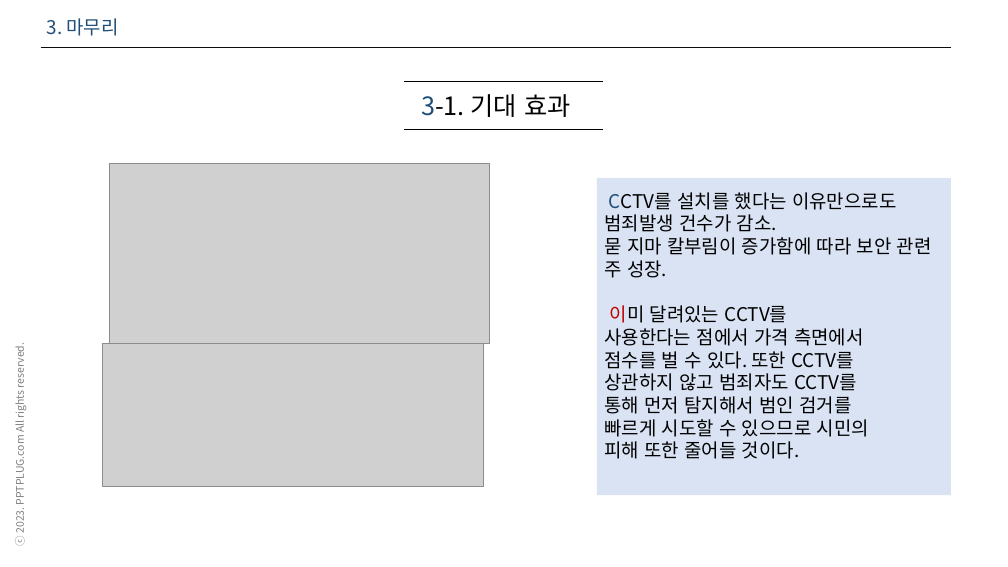
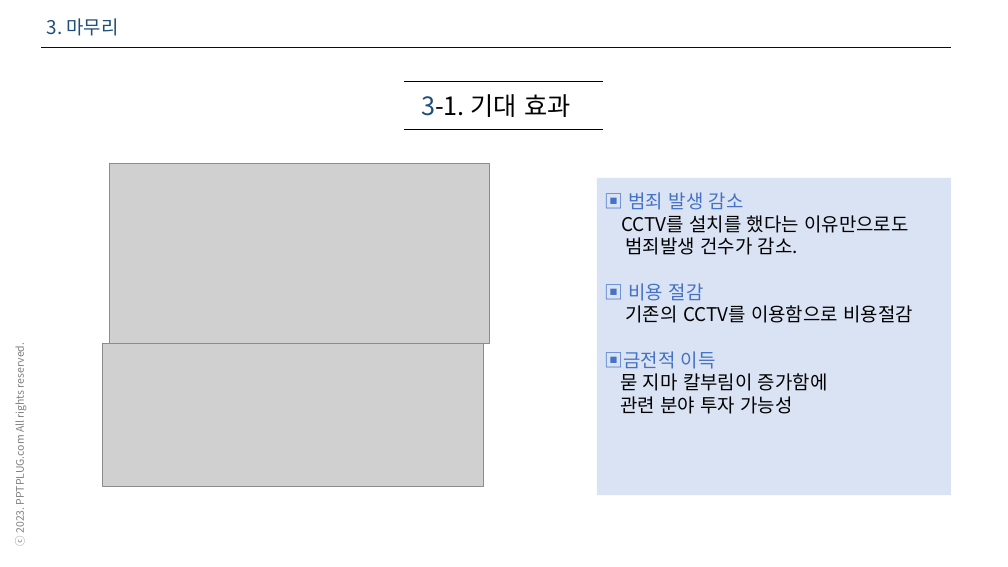
Before and after one commit to tjdwjdgus99/HRD_PYTHON_AI, a slide deck: slide 10 of Python04_ML_DL_Android_project/프로젝트 설계 성정현.pptx. Drawn at 1008x567 pixels with LibreOffice and Linux fonts; fonts in the diff are those of the drawing; grey boxes stand for pictures. Boxes give left, top, right and bottom in pixels: in the first picture for what was removed or moved away, otherwise in the second. Text is boxed around its words. In the diff, an @@ line names an element or a change of style, - is before the commit and + after.

```diff
--- a/Python04_ML_DL_Android_project/프로젝트 설계 성정현.pptx
+++ b/Python04_ML_DL_Android_project/프로젝트 설계 성정현.pptx
@@ text at <box>604,192,913,414</box>: text changed @@
-CCTV를 설치를 했다는 이유만으로도 범죄발생 건수가 감소.
-묻 지마 칼부림이 증가함에 따라 보안 관련 주 성장.
-이미 달려있는 CCTV를
-사용한다는 점에서 가격 측면에서
-점수를 벌 수 있다. 또한 CCTV를
-상관하지 않고 범죄자도 CCTV를
-통해 먼저 탐지해서 범인 검거를
-빠르게 시도할 수 있으므로 시민의
-피해 또한 줄어들 것이다.
+▣ 범죄 발생 감소
+CCTV를 설치를 했다는 이유만으로도
+범죄발생 건수가 감소.
+▣ 비용 절감
+기존의 CCTV를 이용함으로 비용절감
+▣금전적 이득
+묻 지마 칼부림이 증가함에
+관련 분야 투자 가능성
```
Also in this commit, not shown: 7 other slides changed, 2 slides added, 1 slide removed.
